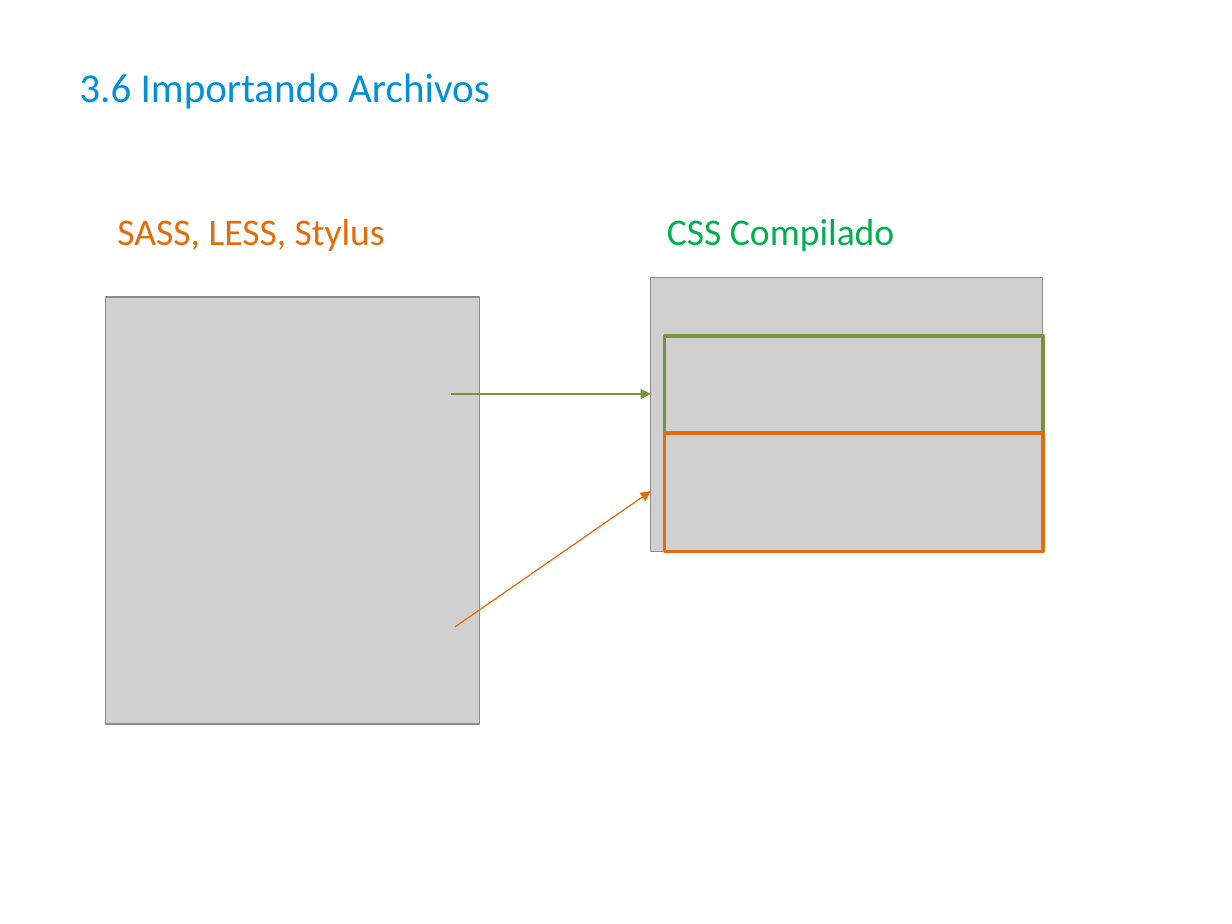
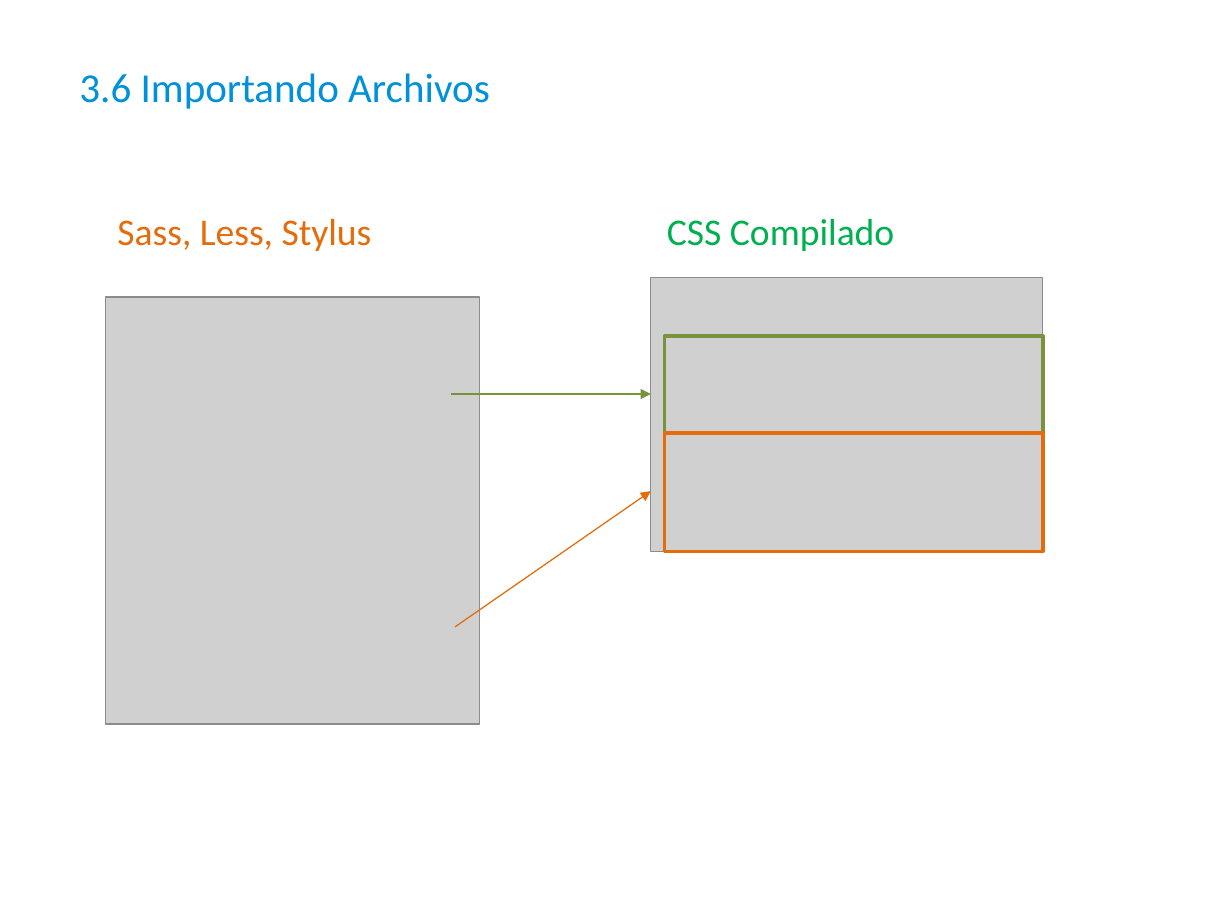
Before and after one commit to javierelipadron/preprocesadores, a slide deck: slide 24 of Preprocesadores SASS - LESS.pptx. Drawn at 1232x924 pixels with LibreOffice and Linux fonts; fonts in the diff are those of the drawing; grey boxes stand for pictures; background and template pictures are left out. Boxes give left, top, right and bottom in pixels: in the first picture for what was removed or moved away, otherwise in the second. Text is boxed around its words. In the diff, an @@ line names an element or a change of style, - is before the commit and + after.

```diff
--- a/Preprocesadores SASS - LESS.pptx
+++ b/Preprocesadores SASS - LESS.pptx
@@ text at bbox=[117, 219, 372, 251]: text changed @@
-SASS, LESS, Stylus
+Sass, Less, Stylus
```
Also in this commit, not shown: 10 other slides changed, 3 slides added, 1 slide removed.
